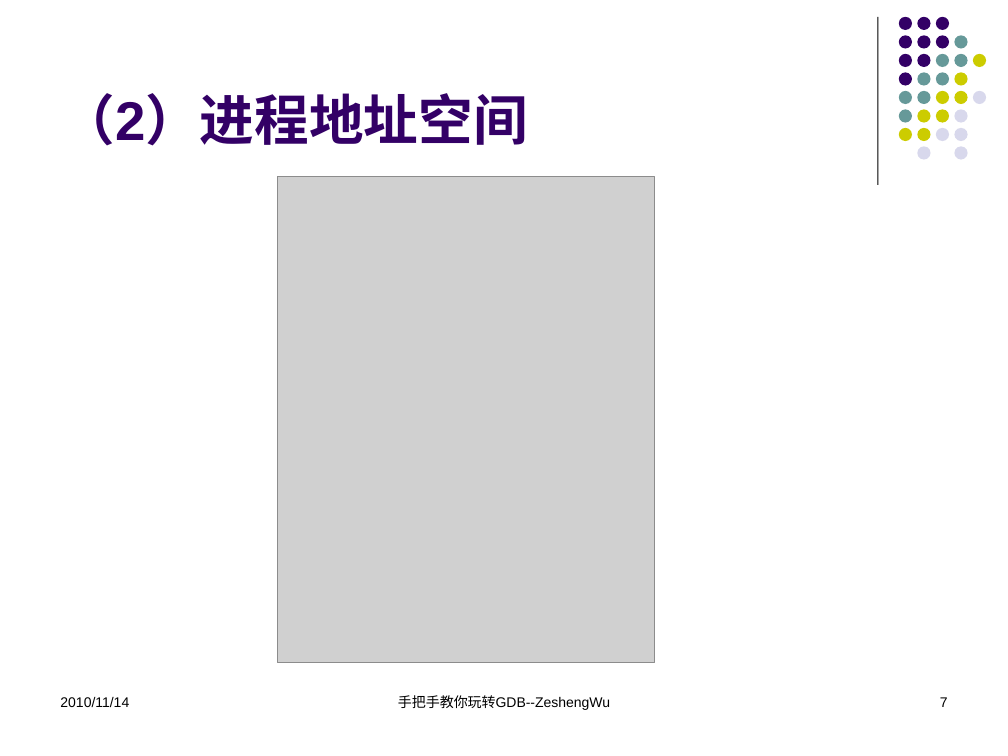
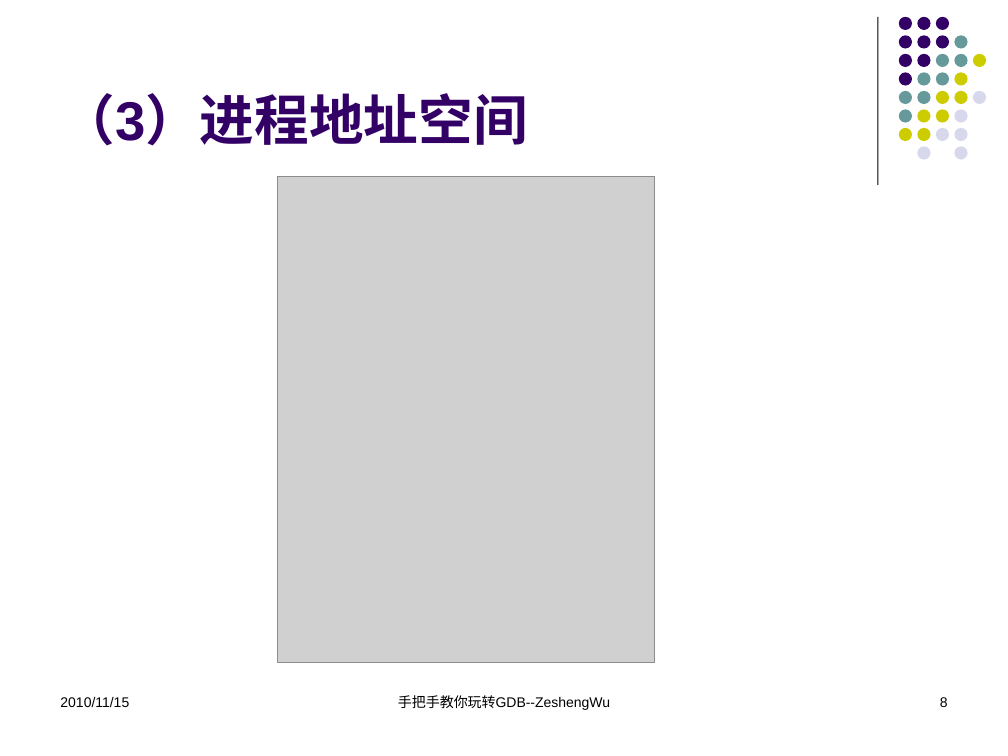
Before and after one commit to KublaikhanGeek/reactor, a slide deck: slide 8 of docs/手把手教你玩转GDB/手把手教你玩转GDB.pptx (slide 7 before the commit). Drawn at 1008x756 pixels with LibreOffice and Linux fonts; fonts in the diff are those of the drawing; grey boxes stand for pictures. Boxes give left, top, right and bottom in pixels: in the first picture for what was removed or moved away, otherwise in the second. Text is boxed around its words. In the diff, an @@ line names an element or a change of style, - is before the commit and + after.

```diff
--- a/docs/手把手教你玩转GDB/手把手教你玩转GDB.pptx
+++ b/docs/手把手教你玩转GDB/手把手教你玩转GDB.pptx
@@ title at box(60, 93, 527, 146): text changed @@
-（2）进程地址空间
+（3）进程地址空间
@@ text at box(60, 697, 129, 707): text changed @@
-2010/11/14
+2010/11/15
@@ page number at box(940, 697, 948, 707): text changed @@
-7
+8
```
Also in this commit, not shown: 51 other slides changed, 2 slides added, 2 slides removed, 1 other file.
